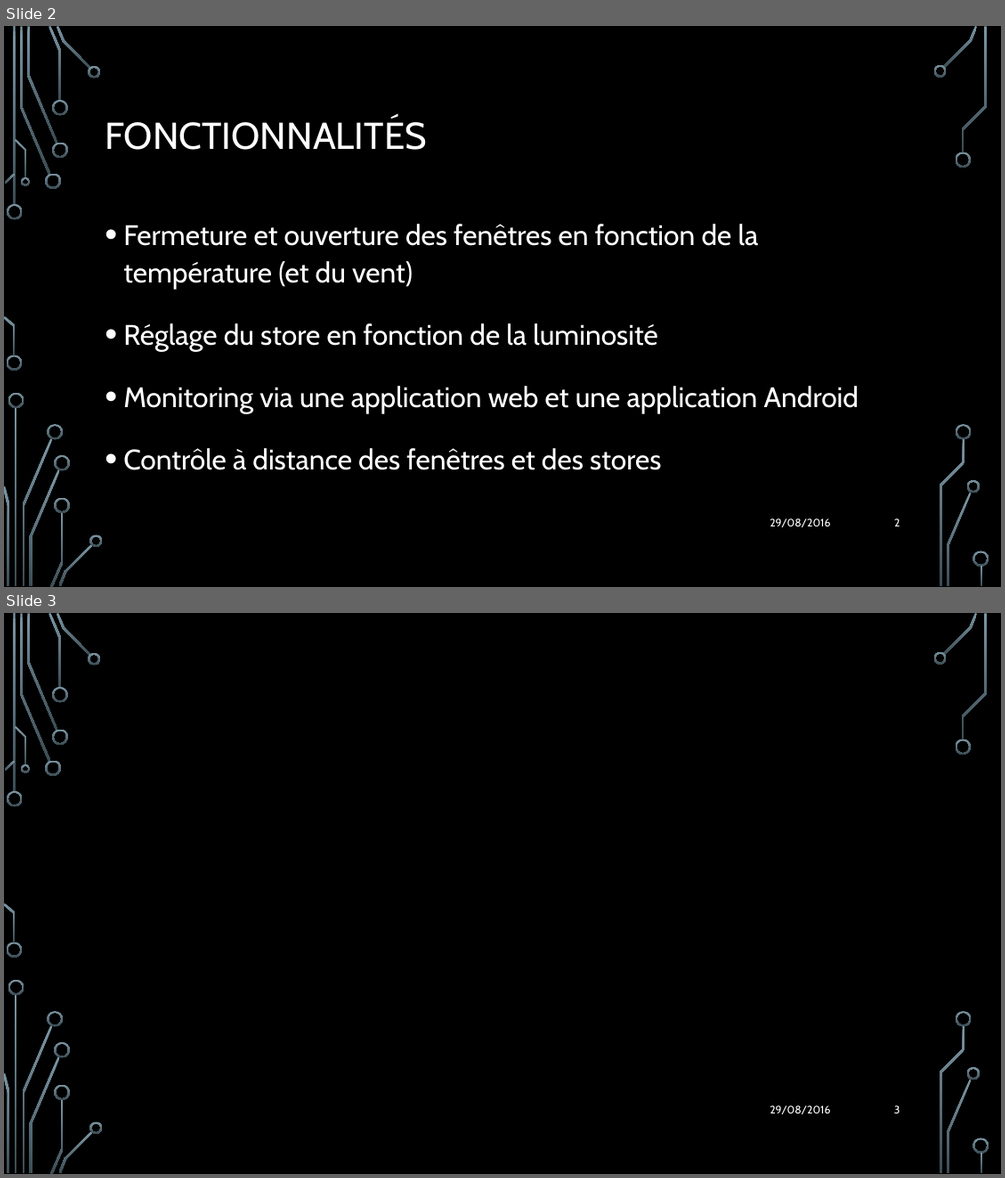
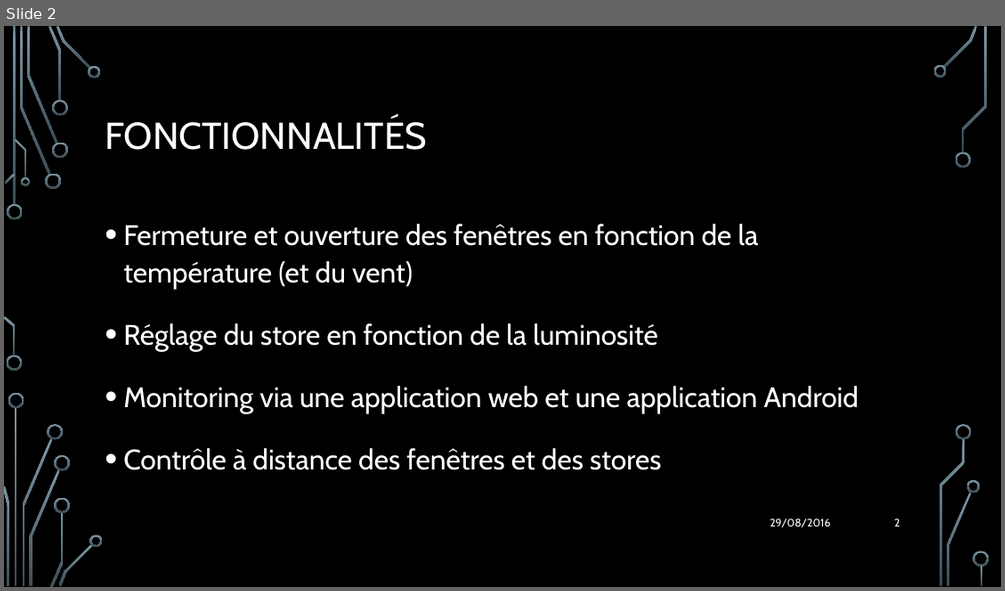
Before and after one commit to stevenliatti/smartwindows, a slide deck: Cahier de charge/Smart Windows.pptx. Shown one above the other, each under a label of ours: slides 2 and 3 before the commit, slide 2 after it. The pictures are 1005x1178 and 1005x591 pixels, drawn with LibreOffice and Linux fonts; fonts in the diff are those of the drawing; background and template pictures are left out. Boxes give left, top, right and bottom in pixels: in the first picture for what was removed or moved away, otherwise in the second. Text is boxed around its words. In the diff, an @@ line names an element or a change of style, - is before the commit and + after.

```diff
--- a/Cahier de charge/Smart Windows.pptx
+++ b/Cahier de charge/Smart Windows.pptx
@@ slide 3 removed at [4,613,1001,1174], background picture (left out); not listed: 36 template elements that a slide beside it also shows @@
@@ text removed at [769,1105,830,1114] @@
-29/08/2016
@@ page number removed at [894,1105,900,1113] @@
-3
```
Also in this commit, not shown: 1 slide added, 4 other files.
